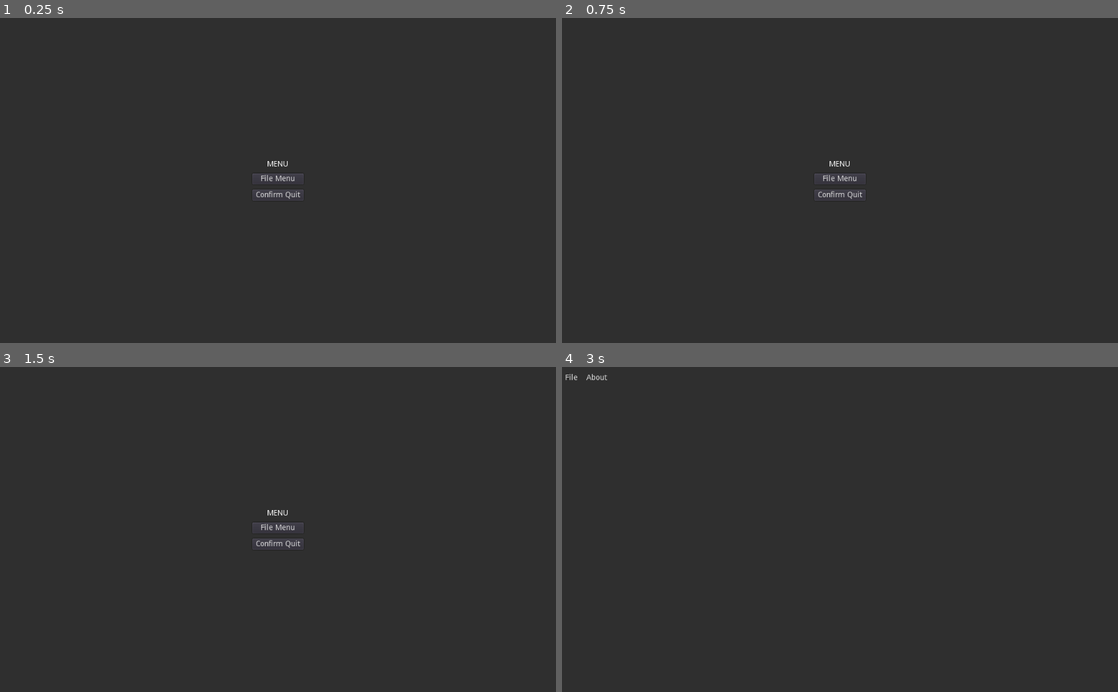
Above: before the commit, frames 1-4 (two rows, left to right).
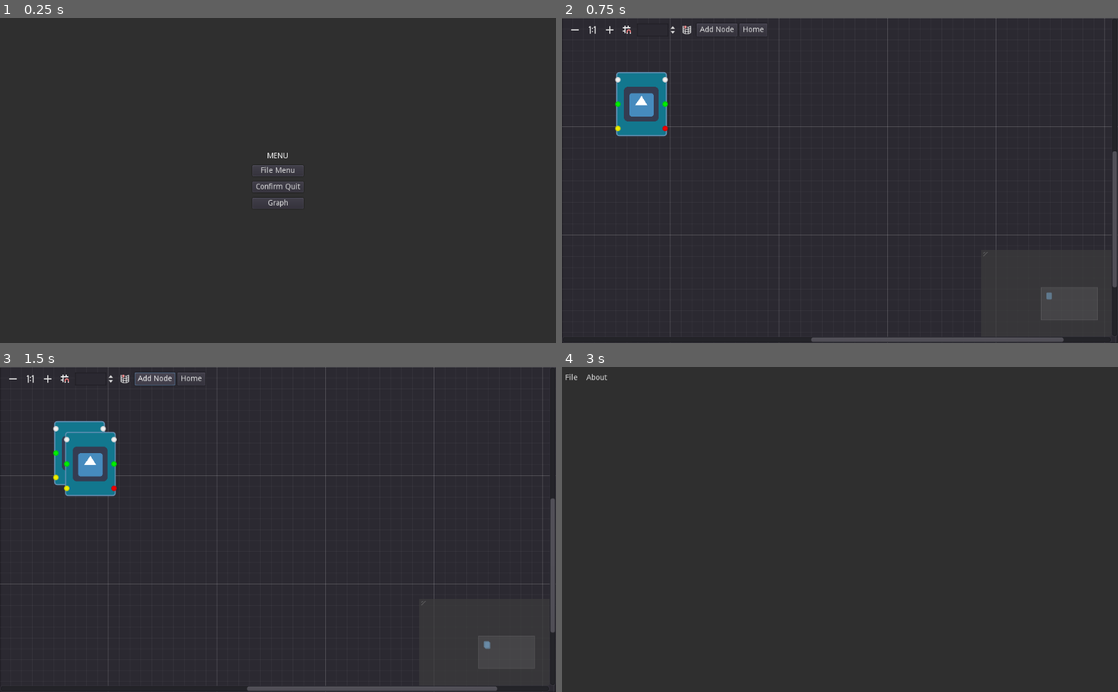
Above: after the commit, the same moments.

Repository: andrew-wilkes/godot-scene-templates
Game: Godot game, scene res://Home.tscn
The game is run twice, just before and just after one commit, with the same random seed, the same clock (stepped at 60 frames per second) and the same inputs. The engine's default icon, where the game draws it, is replaced by a stand-in: a white triangle on a blue panel in a dark square.
Inputs (mouse positions are in pixels of both pictures, inside the frame that each line leads up to):
- Up to frame 1 (0.25 s): no input
- Up to frame 2 (0.75 s): click (840, 203) at 0.5 s, where only the run after the commit has a clickable "Graph"
- Up to frame 3 (1.5 s): click (155, 380) at 1.25 s, where only the run after the commit has a clickable "Add Node"
- Up to frame 4 (3 s): click (751, 380) at 2 s, where only the run after the commit has a clickable "Home"; click "File Menu" at 2.75 s

The runs differ from the first frame. In frame 1, 0.6% of the frame differs, in the area x 45-55%, y 41-59%; in frame 2, 4.4%; in frame 3, 5.2%, in the area x 0-100%, y 0-100%; in frame 4, nothing differs.

Commit message:
Add Graph scene

Diff:
--- a/2d/FileMenu.gd
+++ b/2d/FileMenu.gd
@@ -71,7 +71,6 @@
 				save_file()
 
 
-
 func _on_FileDialog_file_selected(path):
 	settings.current_file = path.get_file()
 	if menu_action == SAVE:
--- /dev/null
+++ b/2d/Graph.gd
@@ -0,0 +1,62 @@
+extends Control
+
+onready var graph = $GraphEdit
+onready var gnode = $GraphNode
+
+export var SPAWN_STEP = Vector2(20, 20)
+var spawn_offset = SPAWN_STEP
+var selected_nodes = {}
+
+func _ready():
+	# Add buttons to the menu box
+	graph.get_zoom_hbox().add_child($AddButton.duplicate())
+	$AddButton.queue_free()
+	graph.get_zoom_hbox().add_child($HomeButton.duplicate())
+	$HomeButton.queue_free()
+	gnode.offset = Vector2(100, 100)
+	graph.add_child(gnode.duplicate())
+	gnode.hide()
+
+
+func _on_AddButton_pressed():
+	var node = gnode.duplicate()
+	node.show()
+	node.offset += spawn_offset
+	spawn_offset += SPAWN_STEP
+	graph.add_child(node)
+
+
+func _on_GraphEdit_connection_request(from, from_slot, to, to_slot):
+	graph.connect_node(from, from_slot, to, to_slot)
+
+
+func _on_GraphEdit_disconnection_request(from, from_slot, to, to_slot):
+	graph.disconnect_node(from, from_slot, to, to_slot)
+
+
+func _on_GraphEdit_node_selected(node):
+	selected_nodes[node] = true
+
+
+func _on_GraphEdit_node_unselected(node):
+	selected_nodes[node] = false
+
+
+func _on_GraphEdit_delete_nodes_request(_nodes):
+	if selected_nodes.size() > 0:
+		for node in selected_nodes.keys():
+			if selected_nodes[node]:
+				remove_connections_to_node(node)
+				node.queue_free()
+	selected_nodes = {}
+
+
+func remove_connections_to_node(node):
+	for con in graph.get_connection_list():
+		if con.to == node.name or con.from == node.name:
+			graph.disconnect_node(con.from, con.from_port, con.to, con.to_port)
+
+
+
+func _on_HomeButton_pressed():
+	var _e = get_tree().change_scene("res://Home.tscn")
--- /dev/null
+++ b/2d/Graph.tscn
@@ -0,0 +1,117 @@
+[gd_scene load_steps=5 format=2]
+
+[ext_resource path="res://Graph.gd" type="Script" id=1]
+[ext_resource path="res://icon.png" type="Texture" id=2]
+
+[sub_resource type="StyleBoxFlat" id=1]
+bg_color = Color( 0.0745098, 0.470588, 0.560784, 1 )
+border_width_left = 2
+border_width_top = 2
+border_width_right = 2
+border_width_bottom = 2
+border_color = Color( 0.4, 0.572549, 0.713726, 1 )
+corner_radius_top_left = 5
+corner_radius_top_right = 5
+corner_radius_bottom_right = 5
+corner_radius_bottom_left = 5
+
+[sub_resource type="StyleBoxFlat" id=2]
+bg_color = Color( 0, 0.737255, 0.65098, 1 )
+border_width_left = 2
+border_width_top = 2
+border_width_right = 2
+border_width_bottom = 2
+border_color = Color( 0.12549, 0.815686, 0.831373, 1 )
+corner_radius_top_left = 5
+corner_radius_top_right = 5
+corner_radius_bottom_right = 5
+corner_radius_bottom_left = 5
+
+[node name="Graph" type="Control"]
+anchor_right = 1.0
+anchor_bottom = 1.0
+script = ExtResource( 1 )
+
+[node name="GraphEdit" type="GraphEdit" parent="."]
+anchor_right = 1.0
+anchor_bottom = 1.0
+mouse_filter = 1
+right_disconnects = true
+scroll_offset = Vector2( -40, -40 )
+
+[node name="GraphNode" type="GraphNode" parent="."]
+margin_left = 40.0
+margin_top = 40.0
+margin_right = 133.0
+margin_bottom = 158.0
+mouse_filter = 1
+custom_colors/title_color = Color( 1, 1, 1, 1 )
+custom_styles/frame = SubResource( 1 )
+custom_styles/selectedframe = SubResource( 2 )
+slot/0/left_enabled = true
+slot/0/left_type = 0
+slot/0/left_color = Color( 1, 1, 1, 1 )
+slot/0/right_enabled = true
+slot/0/right_type = 0
+slot/0/right_color = Color( 1, 1, 1, 1 )
+slot/1/left_enabled = true
+slot/1/left_type = 1
+slot/1/left_color = Color( 0, 1, 0, 1 )
+slot/1/right_enabled = true
+slot/1/right_type = 1
+slot/1/right_color = Color( 0, 1, 0, 1 )
+slot/2/left_enabled = true
+slot/2/left_type = 1
+slot/2/left_color = Color( 1, 1, 0, 1 )
+slot/2/right_enabled = true
+slot/2/right_type = 2
+slot/2/right_color = Color( 1, 0, 0, 1 )
+
+[node name="Control1" type="Control" parent="GraphNode"]
+margin_left = 2.0
+margin_top = 2.0
+margin_right = 91.0
+margin_bottom = 26.0
+rect_min_size = Vector2( 0, 24 )
+mouse_filter = 1
+
+[node name="CenterContainer" type="CenterContainer" parent="GraphNode"]
+margin_left = 2.0
+margin_top = 27.0
+margin_right = 91.0
+margin_bottom = 91.0
+mouse_filter = 1
+
+[node name="TextureRect" type="TextureRect" parent="GraphNode/CenterContainer"]
+margin_left = 12.0
+margin_right = 76.0
+margin_bottom = 64.0
+texture = ExtResource( 2 )
+
+[node name="Control2" type="Control" parent="GraphNode"]
+margin_left = 2.0
+margin_top = 92.0
+margin_right = 91.0
+margin_bottom = 116.0
+rect_min_size = Vector2( 0, 24 )
+mouse_filter = 1
+
+[node name="AddButton" type="Button" parent="."]
+margin_left = 263.0
+margin_top = 11.0
+margin_right = 338.0
+margin_bottom = 31.0
+text = "Add Node"
+
+[node name="HomeButton" type="Button" parent="."]
+margin_right = 12.0
+margin_bottom = 20.0
+text = "Home"
+
+[connection signal="connection_request" from="GraphEdit" to="." method="_on_GraphEdit_connection_request"]
+[connection signal="delete_nodes_request" from="GraphEdit" to="." method="_on_GraphEdit_delete_nodes_request"]
+[connection signal="disconnection_request" from="GraphEdit" to="." method="_on_GraphEdit_disconnection_request"]
+[connection signal="node_selected" from="GraphEdit" to="." method="_on_GraphEdit_node_selected"]
+[connection signal="node_unselected" from="GraphEdit" to="." method="_on_GraphEdit_node_unselected"]
+[connection signal="pressed" from="AddButton" to="." method="_on_AddButton_pressed"]
+[connection signal="pressed" from="HomeButton" to="." method="_on_HomeButton_pressed"]
--- a/2d/Home.gd
+++ b/2d/Home.gd
@@ -6,3 +6,7 @@
 
 func _on_ConfirmQuitButton_pressed():
 	var _e = get_tree().change_scene("res://ConfirmQuit.tscn")
+
+
+func _on_GraphButton_pressed():
+	var _e = get_tree().change_scene("res://Graph.tscn")
--- a/2d/Home.tscn
+++ b/2d/Home.tscn
@@ -12,9 +12,9 @@
 
 [node name="VBoxContainer" type="VBoxContainer" parent="."]
 margin_left = 465.0
-margin_top = 263.0
+margin_top = 248.0
 margin_right = 559.0
-margin_bottom = 337.0
+margin_bottom = 352.0
 custom_constants/separation = 10
 
 [node name="Label" type="Label" parent="VBoxContainer"]
@@ -35,5 +35,12 @@
 margin_bottom = 74.0
 text = "Confirm Quit"
 
+[node name="GraphButton" type="Button" parent="VBoxContainer"]
+margin_top = 84.0
+margin_right = 94.0
+margin_bottom = 104.0
+text = "Graph"
+
 [connection signal="pressed" from="VBoxContainer/FileMenuButton" to="." method="_on_FileMenuButton_pressed"]
 [connection signal="pressed" from="VBoxContainer/ConfirmQuitButton" to="." method="_on_ConfirmQuitButton_pressed"]
+[connection signal="pressed" from="VBoxContainer/GraphButton" to="." method="_on_GraphButton_pressed"]
